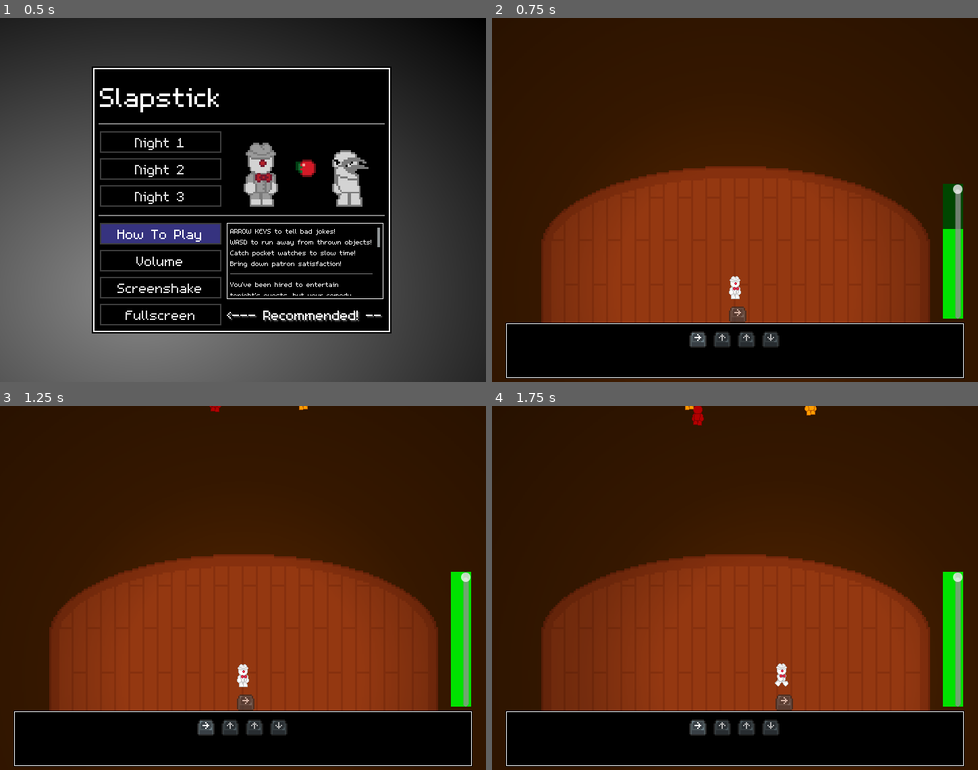
Above: before the commit, frames 1-4 (two rows, left to right).
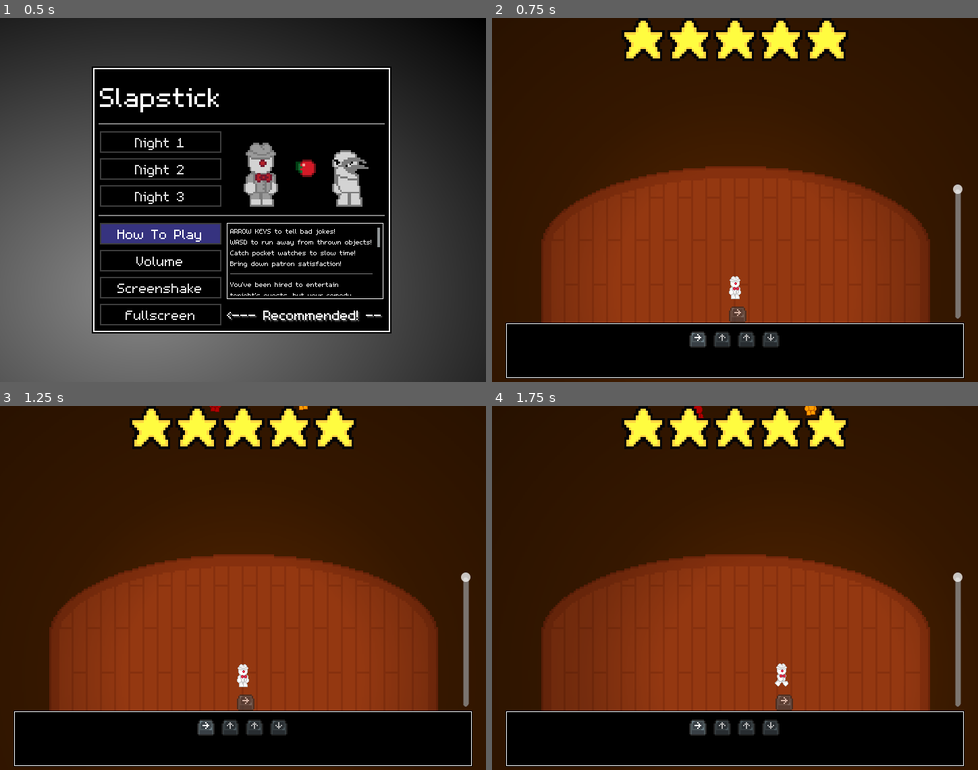
Above: after the commit, the same moments.

Repository: InRe-Dan/MiniJameGam34
Game: Godot game, scene res://menus/main_menu.tscn
The game is run twice, just before and just after one commit, with the same random seed, the same clock (stepped at 60 frames per second) and the same inputs.
Inputs:
- Up to frame 1 (0.5 s): no input
- Up to frame 2 (0.75 s): click "Night 1" at 0.5 s
- Up to frame 3 (1.25 s): no input
- Up to frame 4 (1.75 s): tap Enter at 1.25 s; hold D (move_right) from 1.28 s (still down)

Frame 1 is identical in both runs. In frame 2, 5.1% of the frame differs, in the area x 26-97%, y 0-83%; in frame 3, 5.2%; in frame 4, 5.2%.

Commit message:
Changed approval meter visual

Diff:
--- a/Main/approval_rating.gd
+++ b/Main/approval_rating.gd
@@ -1,9 +1,28 @@
-class_name ApprovalRating extends TextureProgressBar
+class_name ApprovalRating extends HBoxContainer
 
 @export var speed : float = 1.0
 
-var target : float = 0
+@onready var one: TextureRect = $"1"
+@onready var two: TextureRect = $"2"
+@onready var three: TextureRect = $"3"
+@onready var four: TextureRect = $"4"
+@onready var five: TextureRect = $"5"
 
-# Called every frame. 'delta' is the elapsed time since the previous frame.
-func _process(delta: float) -> void:
-	value = move_toward(value, target, speed * delta)
+var target : float = 0:
+	set(v):
+		target = v
+		if v > 0.9: (five.texture as AtlasTexture).region = Rect2i(0, 0, 18, 18)
+		elif v > 0.8: (five.texture as AtlasTexture).region = Rect2i(20, 0, 18, 18)
+		else: (five.texture as AtlasTexture).region = Rect2i(40, 0, 18, 18)
+		if v > 0.7: (four.texture as AtlasTexture).region = Rect2i(0, 0, 18, 18)
+		elif v > 0.6: (four.texture as AtlasTexture).region = Rect2i(20, 0, 18, 18)
+		else: (four.texture as AtlasTexture).region = Rect2i(40, 0, 18, 18)
+		if v > 0.5: (three.texture as AtlasTexture).region = Rect2i(0, 0, 18, 18)
+		elif v > 0.4: (three.texture as AtlasTexture).region = Rect2i(20, 0, 18, 18)
+		else: (three.texture as AtlasTexture).region = Rect2i(40, 0, 18, 18)
+		if v > 0.3: (two.texture as AtlasTexture).region = Rect2i(0, 0, 18, 18)
+		elif v > 0.2: (two.texture as AtlasTexture).region = Rect2i(20, 0, 18, 18)
+		else: (two.texture as AtlasTexture).region = Rect2i(40, 0, 18, 18)
+		if v > 0.1: (one.texture as AtlasTexture).region = Rect2i(0, 0, 18, 18)
+		elif v > 0.0: (one.texture as AtlasTexture).region = Rect2i(20, 0, 18, 18)
+		else: (one.texture as AtlasTexture).region = Rect2i(40, 0, 18, 18)
--- a/Main/main.gd
+++ b/Main/main.gd
@@ -5,7 +5,7 @@
 @export var scene_center : Marker2D
 @export var passive_satisfaction_increase = 0.01
 
-@onready var approval_rating: TextureProgressBar = %ApprovalRating
+@onready var approval_rating: HBoxContainer = %ApprovalRating
 @onready var success_player: AudioStreamPlayer = $Audio/SuccessSound
 @onready var hazard_manager
 
--- a/Main/main.tscn
+++ b/Main/main.tscn
@@ -8,6 +8,7 @@
 [ext_resource type="Script" path="res://Main/audience_manager.gd" id="4_8158h"]
 [ext_resource type="Script" path="res://Main/approval_rating.gd" id="7_id6l1"]
 [ext_resource type="PackedScene" uid="uid://clt5oswt5gxrq" path="res://Jokes/dialogue_container.tscn" id="8_mh3dp"]
+[ext_resource type="Texture2D" uid="uid://b33du3u0dl4a3" path="res://Assets/Pixel_art/stars.png" id="8_od55v"]
 [ext_resource type="AudioStream" uid="uid://x22xmvix84cv" path="res://Assets/Audio/The Clownlessdrum.mp3" id="11_kk78x"]
 [ext_resource type="AudioStream" uid="uid://uvkydh0y761" path="res://Assets/Audio/sfx/JokeSucesss.ogg" id="15_ruhv1"]
 [ext_resource type="AudioStream" uid="uid://cgxuv7ek172to" path="res://Assets/Audio/sfx/hitclarinet.ogg" id="15_y86i5"]
@@ -44,19 +45,25 @@
 
 [sub_resource type="WorldBoundaryShape2D" id="WorldBoundaryShape2D_ybwdi"]
 
-[sub_resource type="Gradient" id="Gradient_iqffe"]
-offsets = PackedFloat32Array(0)
-colors = PackedColorArray(0, 0.278431, 0, 1)
-
-[sub_resource type="GradientTexture2D" id="GradientTexture2D_r06y5"]
-gradient = SubResource("Gradient_iqffe")
-
-[sub_resource type="Gradient" id="Gradient_wx4ct"]
-offsets = PackedFloat32Array(0)
-colors = PackedColorArray(0, 0.886275, 0, 1)
-
-[sub_resource type="GradientTexture2D" id="GradientTexture2D_iaam5"]
-gradient = SubResource("Gradient_wx4ct")
+[sub_resource type="AtlasTexture" id="AtlasTexture_37ogi"]
+atlas = ExtResource("8_od55v")
+region = Rect2(0, 0, 18, 18)
+
+[sub_resource type="AtlasTexture" id="AtlasTexture_e1m18"]
+atlas = ExtResource("8_od55v")
+region = Rect2(0, 0, 18, 18)
+
+[sub_resource type="AtlasTexture" id="AtlasTexture_i8kgp"]
+atlas = ExtResource("8_od55v")
+region = Rect2(0, 0, 18, 18)
+
+[sub_resource type="AtlasTexture" id="AtlasTexture_ra1rn"]
+atlas = ExtResource("8_od55v")
+region = Rect2(0, 0, 18, 18)
+
+[sub_resource type="AtlasTexture" id="AtlasTexture_6yyrn"]
+atlas = ExtResource("8_od55v")
+region = Rect2(0, 0, 18, 18)
 
 [sub_resource type="Gradient" id="Gradient_qkjch"]
 offsets = PackedFloat32Array(0)
@@ -189,30 +196,41 @@
 grow_horizontal = 2
 grow_vertical = 2
 
-[node name="ApprovalRating" type="TextureProgressBar" parent="UI/Control"]
+[node name="ApprovalRating" type="HBoxContainer" parent="UI/Control"]
 unique_name_in_owner = true
-custom_minimum_size = Vector2(30, 200)
+custom_minimum_size = Vector2(0, 64)
 layout_mode = 1
-anchors_preset = 5
-anchor_left = 0.5
-anchor_right = 0.5
-offset_left = -52.0
-offset_top = 246.0
-offset_right = -22.0
-offset_bottom = 446.0
+anchors_preset = 10
+anchor_right = 1.0
+offset_right = -720.0
 grow_horizontal = 2
-max_value = 1.0
-step = 0.0
-value = 0.5
-fill_mode = 3
-nine_patch_stretch = true
-stretch_margin_left = 1
-stretch_margin_top = 1
-stretch_margin_right = 1
-stretch_margin_bottom = 1
-texture_under = SubResource("GradientTexture2D_r06y5")
-texture_progress = SubResource("GradientTexture2D_iaam5")
+alignment = 1
 script = ExtResource("7_id6l1")
+
+[node name="1" type="TextureRect" parent="UI/Control/ApprovalRating"]
+layout_mode = 2
+texture = SubResource("AtlasTexture_37ogi")
+expand_mode = 2
+
+[node name="2" type="TextureRect" parent="UI/Control/ApprovalRating"]
+layout_mode = 2
+texture = SubResource("AtlasTexture_e1m18")
+expand_mode = 2
+
+[node name="3" type="TextureRect" parent="UI/Control/ApprovalRating"]
+layout_mode = 2
+texture = SubResource("AtlasTexture_i8kgp")
+expand_mode = 2
+
+[node name="4" type="TextureRect" parent="UI/Control/ApprovalRating"]
+layout_mode = 2
+texture = SubResource("AtlasTexture_ra1rn")
+expand_mode = 2
+
+[node name="5" type="TextureRect" parent="UI/Control/ApprovalRating"]
+layout_mode = 2
+texture = SubResource("AtlasTexture_6yyrn")
+expand_mode = 2
 
 [node name="JokeSystem" type="Node" parent="UI" node_paths=PackedStringArray("keypress_prompt_container", "dialogue_container") groups=["joke_system"]]
 script = ExtResource("3_wbmed")
Not shown: 1 places in Main/main.tscn that only renumber resources
